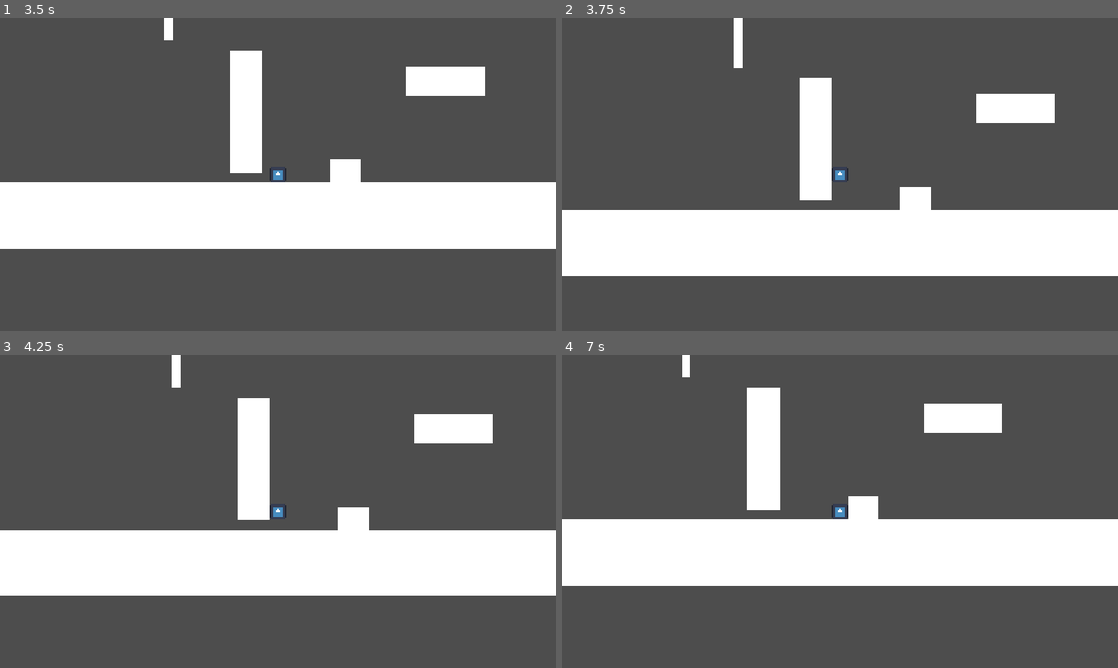
Above: before the commit, frames 1-4 (two rows, left to right).
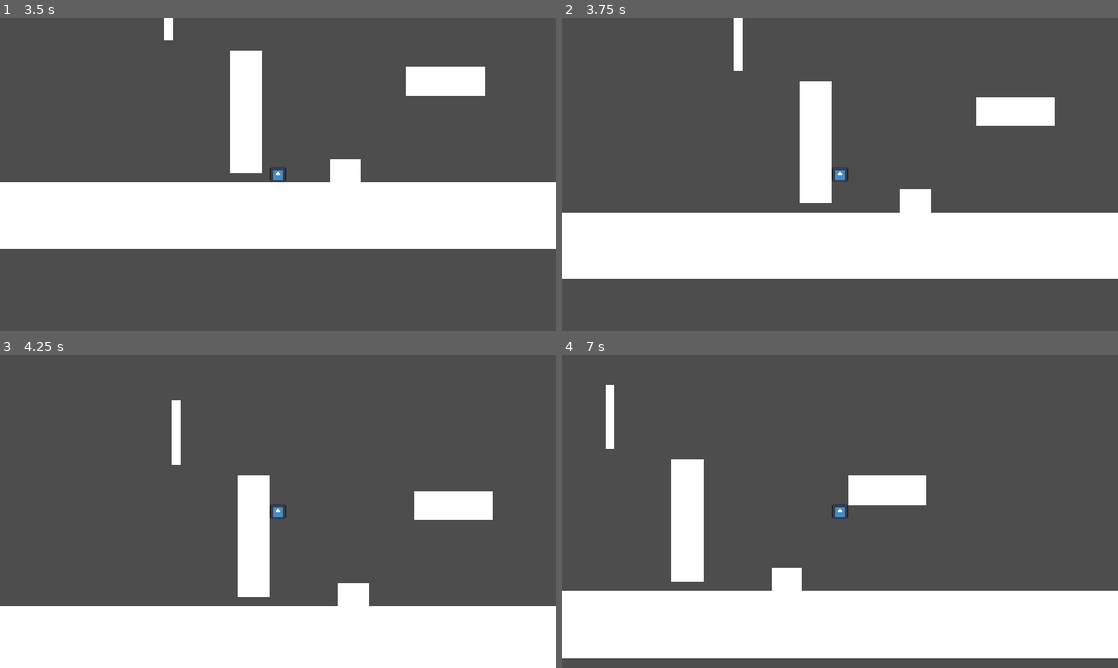
Above: after the commit, the same moments.

Repository: idi0cy/some-platformer
Game: Godot game, scene res://scenes/random_testing.tscn
Two runs of this game, one before a commit and one after it. Both use one fixed random seed, a clock stepped at 60 frames per second and the inputs below. The engine's default icon, where the game draws it, is replaced by a stand-in: a white triangle on a blue panel in a dark square.
Inputs (mouse positions are in pixels of both pictures, inside the frame that each line leads up to):
- Up to frame 1 (3.5 s): tap Enter at 0.5, 2.75 s; move the mouse to (400, 158) at 0.52 s; hold A (a) 0.53-1.28 s; hold Right 0.53-2.03 s; click (400, 158) at 0.67 s; tap Up at 0.77, 1.52, 3.02 s; tap D (d) at 0.8, 1.35 s; move the mouse to (166, 190) at 1.27 s; tap Shift (dash) at 1.55, 2.1 s; tap Space (space) at 2 s; move the mouse to (333, 105) at 2.02 s; hold Left 2.03-2.78 s; hold S (s) 2.03-2.78 s; move the mouse to (250, 237) at 2.77 s; hold Right from 2.78 s (still down); tap S (s) at 2.85 s; click (250, 237) at 2.92 s; tap W (w) at 3.05 s
- Up to frame 2 (3.75 s): keep holding Right; tap Space (space) at 3.5 s; move the mouse to (1006, 221) at 3.52 s; hold A (a) from 3.53 s (still down); tap W (w) at 3.6 s
- Up to frame 3 (4.25 s): keep holding Right; keep holding A (a); tap Up at 3.77 s
- Up to frame 4 (7 s): move the mouse to (673, 464) at 4.27 s; release Right at 4.28 s; release A (a) at 4.28 s; hold Left 4.28-5.03 s; tap A (a) at 4.35 s; tap Up at 4.52, 6.02, 6.77 s; tap D (d) at 4.55 s; move the mouse to (867, 511) at 5.02 s; hold Right 5.03-5.78 s; hold D (d) 5.03-5.78 s; click (867, 511) at 5.17 s; tap Shift (dash) at 5.3, 5.85 s; move the mouse to (756, 433) at 5.77 s; hold Left from 5.78 s (still down); tap S (s) at 6.05 s; move the mouse to (962, 495) at 6.52 s; hold S (s) from 6.53 s (still down); tap W (w) at 6.8 s

Frame 1 is identical in both runs. In frame 2, 2.2% of the frame differs, in the area x 0-100%, y 16-84%; in frame 3, 45%; in frame 4, 48%, in the area x 0-100%, y 0-97%.

Commit message:
getting started on wall clinging mechanics

Diff:
--- a/crucible-of-achlyss/scenes/entities/player.tscn
+++ b/crucible-of-achlyss/scenes/entities/player.tscn
@@ -37,7 +37,6 @@
 shape = SubResource("RectangleShape2D_b0kkn")
 
 [node name="collisionShape" type="CollisionShape2D" parent="." unique_id=1189958589]
-visible = false
 shape = SubResource("RectangleShape2D_e4p34")
 
 [node name="coyoteFrames" type="Timer" parent="." unique_id=19113870]
--- a/crucible-of-achlyss/scripts/entities/player.gd
+++ b/crucible-of-achlyss/scripts/entities/player.gd
@@ -21,11 +21,13 @@
 
 const slideThresh = 500
 var slideSpeed = 0
+var sliding = false
 
 var dashing = false
 var availableDashes = 1
 
-var sliding = false
+var clinging = false
+var clingSpeedWeight = 0
 
 #endregion
 
@@ -34,26 +36,20 @@
 
 func _process(delta: float) -> void:
 	if !(is_on_floor()):
-		if !dashing:
+		if !dashing && !clinging:
 			velocity += get_gravity() * delta
 	else:
 		if !dashing:
 			availableDashes = 1
 
-	#region | Wall jumping and all that
-
-	if (is_on_wall() && velocity.y > 0):
-		if velocity.y > 150:
-			velocity.y = 150
-
-	#endregion
-
 	handleSlides()
 	handleJumps()
 	handleLeftToRight()
 	handleDashes()
+	handleWallMechanics()
 
 	move_and_slide()
+
 
 func handleLeftToRight():
 	if !dashing:
@@ -133,7 +129,6 @@
 			slideParticles.emitting = false
 
 
-
 func handleDashes():
 	if (!dashing) && (Input.is_action_just_pressed('dash')) && (availableDashes > 0) && !sliding:
 		var dashDirection = Input.get_vector("a", "d", "w", "s")
@@ -158,3 +153,25 @@
 
 			velocity = oldVelocity
 			$Sprite2D.modulate = Color(1.0, 1.0, 1.0, 1.0)
+
+func handleWallMechanics():
+	if is_on_wall() && !is_on_floor() && !dashing && !sliding:
+		var directionX = Input.get_axis('a','d')
+
+		if !clinging && (get_wall_normal()[0] * -1) == directionX:
+			clinging = true
+			clingSpeedWeight = velocity.y
+			if clingSpeedWeight < 150:
+				clingSpeedWeight = 150
+	else:
+		clinging = false
+
+	if clinging:
+		var directionY = Input.get_axis('s','w')
+
+		if directionY == 1:
+			pass
+		elif directionY == -1:
+			pass
+		else:
+			pass
